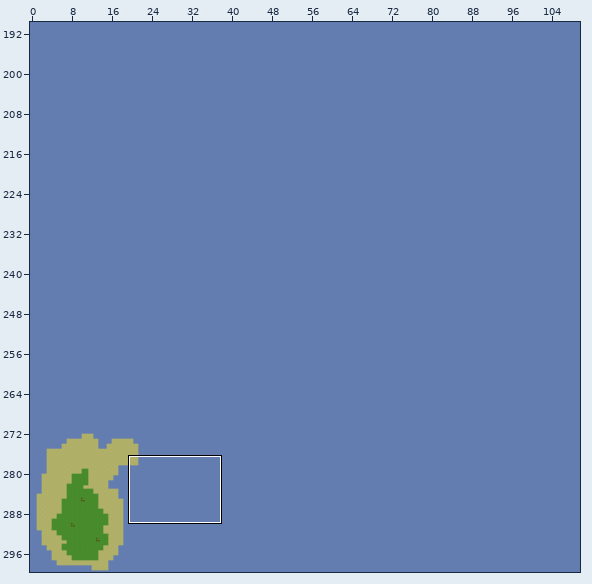
Tiled map -- core/assets/TestMap.tmx. Above: a wide view before the commit, with the close-up outlined.
Close-up. Old version:
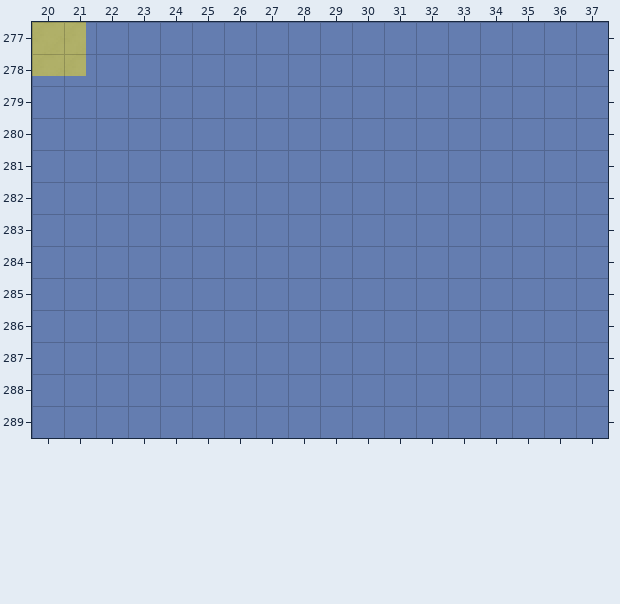
Cells are 16x16 px. Shown: x 20..37, y 277..289. The commit also changed other parts of the map, which this record leaves out.
Now the later version:
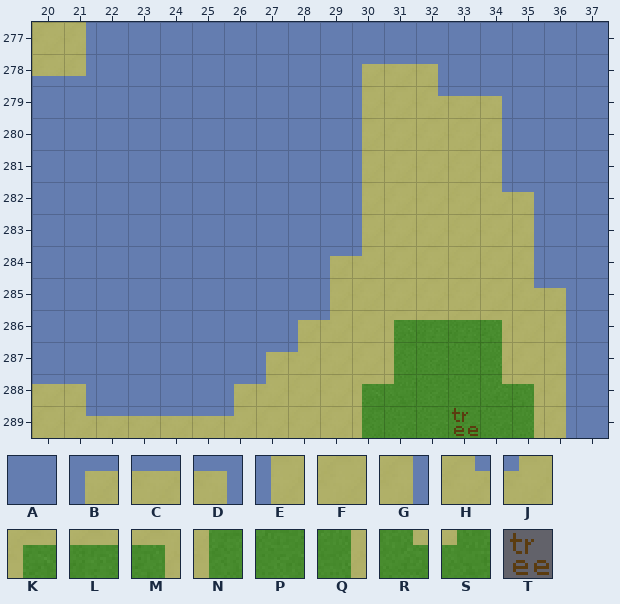
Key: from "Tiles": A 0, B 16, C 17, D 18, E 32, F 33, G 34, H 35, J 36, K 64, L 65, M 66, N 80, P 81, Q 82, R 83, S 84, T 112.
_ is an empty cell.
From old to new:
Layer "Main":
y 278: x 30..32 AAA -> BCD
y 279: x 30..34 AAAAA -> EFHCD
y 280..281: x 30..34 AAAAA -> EFFFG
y 282: x 30..35 AAAAAA -> EFFFHD
y 283: x 30..35 AAAAAA -> EFFFFG
y 284: x 29..35 AAAAAAA -> BJFFFFG
y 285: x 29..36 AAAAAAAA -> EFFFFFHD
y 286: x 28..36 AAAAAAAAA -> BJFKLLMFG
y 287: x 27..36 AAAAAAAAAA -> BJFFNPPQFG
y 288: x 20..21 AA -> CD; x 26..36 AAAAAAAAAAA -> BJFFKSPPRMG
y 289: x 20..36 AAAAAAAAAAAAAAAAA -> FHCCCCJFFFNPPPPQG
Layer "Objects":
y 289: x 33 _ -> T
Pixel boxes of the changes (left, top, right, bottom) in both close-ups:
changed: (32, 64, 566, 438)
